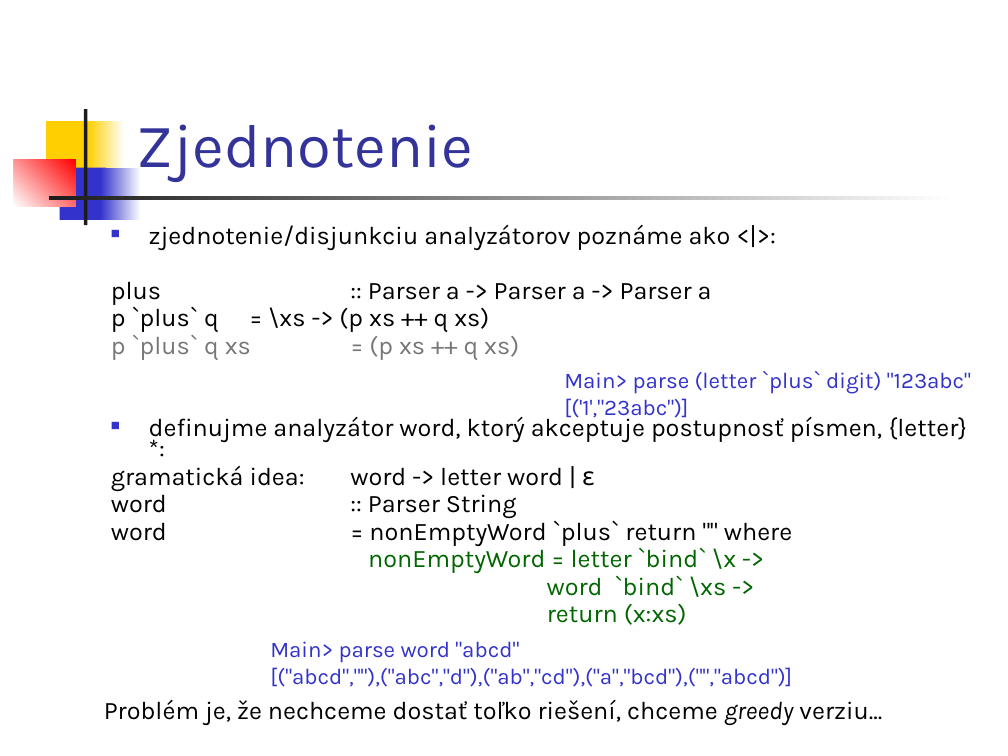
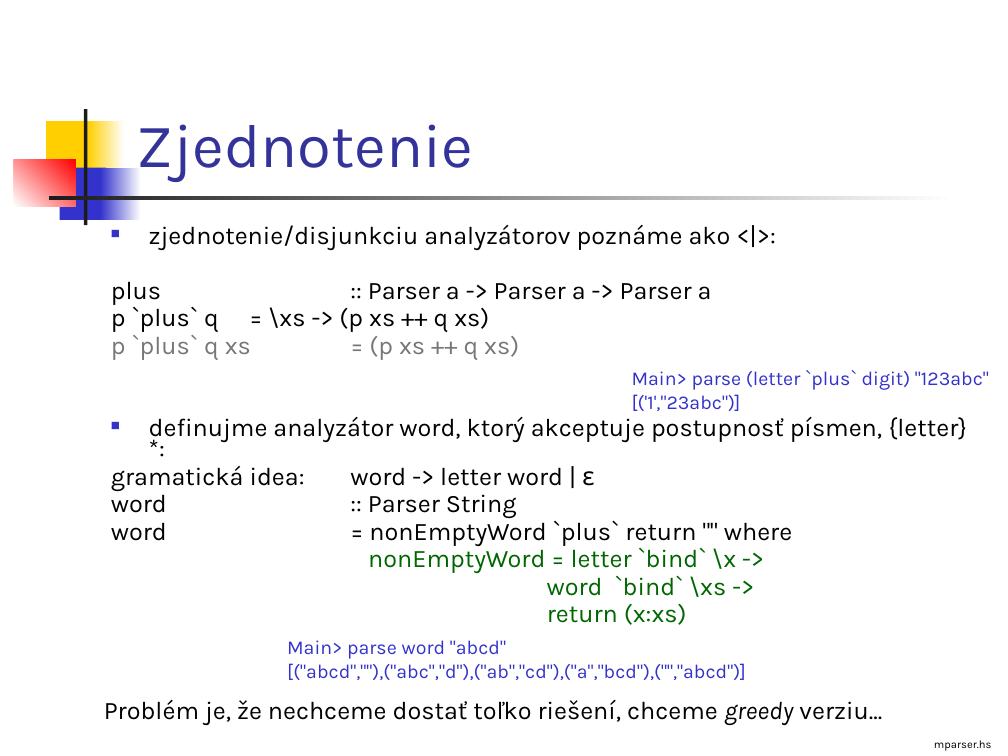
Before and after one commit to Funkcionalne/Prednasky, a slide deck: slide 8 of 10/10_fpro.ppt (slide 6 before the commit). Drawn at 1008x756 pixels with LibreOffice and Linux fonts; fonts in the diff are those of the drawing. Boxes give left, top, right and bottom in pixels: in the first picture for what was removed or moved away, otherwise in the second. Text is boxed around its words. In the diff, an @@ line names an element or a change of style, - is before the commit and + after.

```diff
--- a/10/10_fpro.ppt
+++ b/10/10_fpro.ppt
@@ text "Main> parse (letter `plus` digit) ..." at box(632, 370, 989, 411): size 16 to 14 pt @@
@@ text "Main> parse (letter `plus` digit) ...": place and size @@
-text "Main> parse (letter `plus` digit) ..." at box(564, 371, 971, 422)
+text "Main> parse (letter `plus` digit) ..." at box(632, 370, 989, 411)
@@ text "Main> parse word "abcd"": place and size @@
-text "Main> parse word "abcd"" at box(270, 641, 792, 687)
+text "Main> parse word "abcd"" at box(287, 640, 746, 680)
@@ text "Main> parse word "abcd"" at box(287, 640, 746, 680): size 16 to 14 pt @@
@@ text added at box(934, 740, 992, 751), 8 pt, text #000000 @@
+mparser.hs
```
Also in this commit, not shown: 23 other slides changed, 2 slides added, 5 other files.
